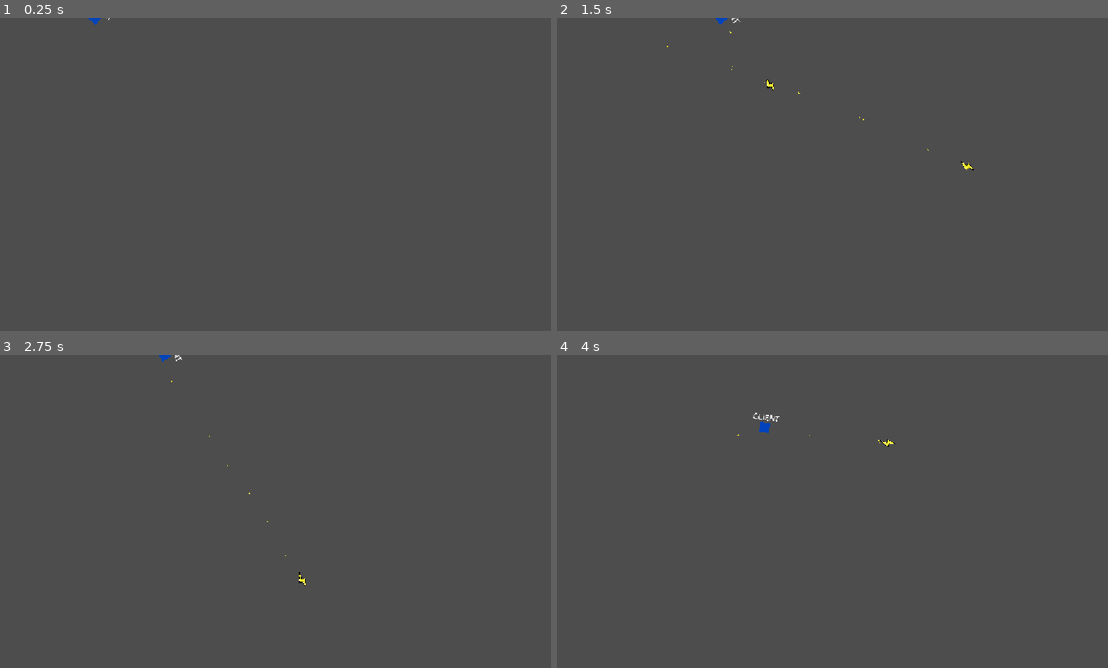
Above: before the commit, frames 1-4 (two rows, left to right).
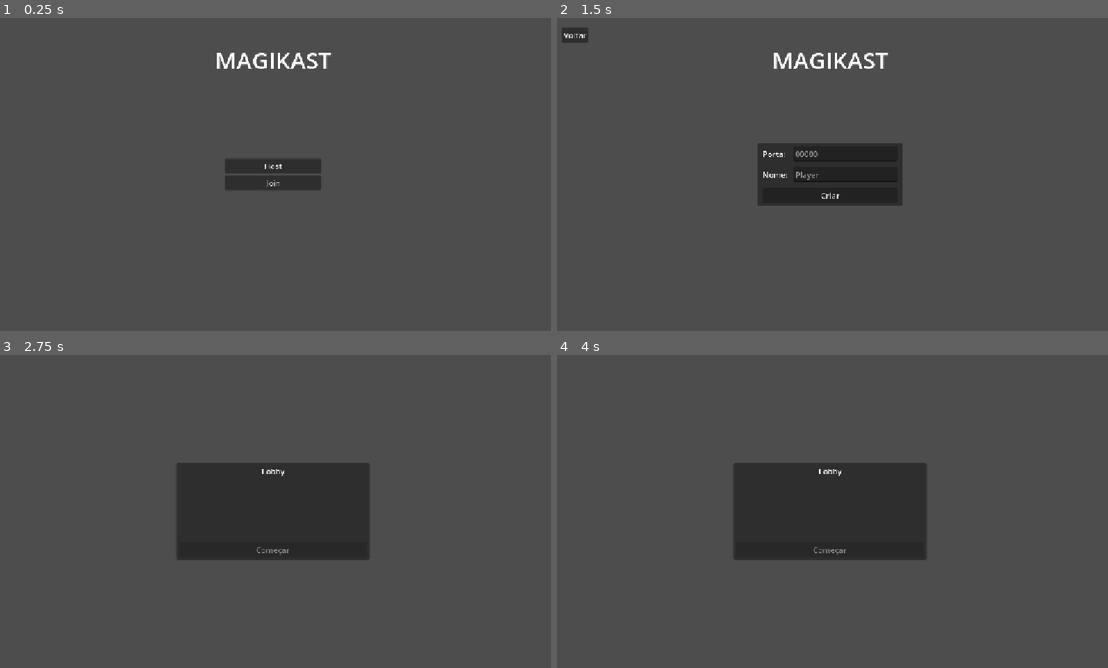
Above: after the commit, the same moments.

Repository: Pedr0P4/magikast
Game: Godot game, scene res://scenes/UI/menu.tscn
The game is run twice, just before and just after one commit, with the same random seed, the same clock (stepped at 60 frames per second) and the same inputs.
Inputs (mouse positions are in pixels of both pictures, inside the frame that each line leads up to):
- Up to frame 1 (0.25 s): no input
- Up to frame 2 (1.5 s): tap Enter at 0.5 s; move the mouse to (953, 158) at 0.52 s; press the mouse at (953, 158) at 0.53 s; hold D (move_right) 0.53-1.25 s; release the mouse at (953, 158) at 1.25 s; click (832, 165) at 1.25 s, where only the run after the commit has a clickable "Host"
- Up to frame 3 (2.75 s): click (275, 533) at 2 s, where only the run after the commit has a clickable "Criar"
- Up to frame 4 (4 s): move the mouse to (716, 527) at 2.77 s; hold S (move_down) 2.78-3.53 s; click (716, 527) at 2.85 s; move the mouse to (887, 442) at 3.52 s; press the mouse at (887, 442) at 3.53 s; hold D (move_right) from 3.53 s (still down)

The runs differ from the first frame. In frame 1, 2.1% of the frame differs, in the area x 16-61%, y 0-55%; in frame 2, 6.0%; in frame 3, 11%; in frame 4, 11%, in the area x 32-67%, y 18-66%.

Commit message:
:sparkles: feat(game): Fluxo de jogo principal feito

Diff:
--- a/scenes/UI/menu.tscn
+++ b/scenes/UI/menu.tscn
@@ -1,6 +1,9 @@
 [gd_scene format=3 uid="uid://cdy8b5awu0uyt"]
 
 [ext_resource type="Script" uid="uid://u5hvgqh7lm6b" path="res://scripts/menu.gd" id="1_u81ku"]
+
+[sub_resource type="LabelSettings" id="LabelSettings_hgsbm"]
+font_size = 48
 
 [node name="Menu" type="Control" unique_id=1662470123]
 layout_mode = 3
@@ -12,6 +15,20 @@
 size_flags_horizontal = 4
 size_flags_vertical = 4
 script = ExtResource("1_u81ku")
+
+[node name="Title" type="Label" parent="." unique_id=946336521]
+layout_mode = 1
+anchors_preset = -1
+anchor_left = 0.00086805556
+anchor_top = 0.083333336
+anchor_right = 1.0008681
+anchor_bottom = 0.083333336
+offset_bottom = 23.0
+grow_horizontal = 2
+text = "MAGIKAST"
+label_settings = SubResource("LabelSettings_hgsbm")
+horizontal_alignment = 1
+metadata/_edit_use_anchors_ = true
 
 [node name="BackButton" type="MarginContainer" parent="." unique_id=1319786508]
 visible = false
--- /dev/null
+++ b/scenes/fim.tscn
@@ -0,0 +1,37 @@
+[gd_scene format=3 uid="uid://x8nbkyqtyf7q"]
+
+[node name="Fim" type="Control" unique_id=1229440698]
+layout_mode = 3
+anchors_preset = 15
+anchor_right = 1.0
+anchor_bottom = 1.0
+grow_horizontal = 2
+grow_vertical = 2
+
+[node name="MarginContainer" type="MarginContainer" parent="." unique_id=24082120]
+layout_mode = 1
+anchors_preset = 15
+anchor_right = 1.0
+anchor_bottom = 1.0
+grow_horizontal = 2
+grow_vertical = 2
+theme_override_constants/margin_left = 15
+theme_override_constants/margin_top = 15
+theme_override_constants/margin_right = 15
+theme_override_constants/margin_bottom = 15
+
+[node name="VBoxContainer" type="VBoxContainer" parent="MarginContainer" unique_id=1885397569]
+layout_mode = 2
+size_flags_horizontal = 4
+size_flags_vertical = 4
+
+[node name="Label" type="Label" parent="MarginContainer/VBoxContainer" unique_id=947374624]
+layout_mode = 2
+text = "VENCEDOR"
+horizontal_alignment = 1
+vertical_alignment = 1
+
+[node name="Button" type="Button" parent="MarginContainer/VBoxContainer" unique_id=795923431]
+layout_mode = 2
+size_flags_horizontal = 4
+text = "Voltar ao menu"
--- a/scenes/game.tscn
+++ b/scenes/game.tscn
@@ -1,9 +1,19 @@
 [gd_scene format=3 uid="uid://bxjgtlo1nh5n2"]
 
 [ext_resource type="Script" uid="uid://b8f1f23shuswg" path="res://scripts/game.gd" id="1_uwrxv"]
+[ext_resource type="Script" uid="uid://cak4juqkxcsbd" path="res://scripts/power_generator.gd" id="2_yqjtg"]
+
+[sub_resource type="LabelSettings" id="LabelSettings_hgsbm"]
+font_size = 32
 
 [node name="Game" type="Node2D" unique_id=233544582]
 script = ExtResource("1_uwrxv")
+
+[node name="PowerGenerator" type="Node2D" parent="." unique_id=1174373110]
+script = ExtResource("2_yqjtg")
+
+[node name="SpawnTimer" type="Timer" parent="PowerGenerator" unique_id=145633903]
+one_shot = true
 
 [node name="PlayerSpawner" type="MultiplayerSpawner" parent="." unique_id=1455018103]
 spawn_path = NodePath("../Players")
@@ -12,6 +22,32 @@
 _spawnable_scenes = PackedStringArray("uid://jq01yje4duyx", "uid://rbkscee5m0pb", "uid://b2ihlide2ven1", "uid://ddktq0ttdf3hr")
 spawn_path = NodePath("../Projectiles")
 
+[node name="PowerSpawner" type="MultiplayerSpawner" parent="." unique_id=89314173]
+_spawnable_scenes = PackedStringArray("uid://chomvu6hogdfj")
+spawn_path = NodePath("../Powers")
+
 [node name="Players" type="Node" parent="." unique_id=1250875405]
 
 [node name="Projectiles" type="Node" parent="." unique_id=1647759089]
+
+[node name="Powers" type="Node" parent="." unique_id=615592311]
+
+[node name="GameOverScreen" type="CanvasLayer" parent="." unique_id=1760968849]
+visible = false
+
+[node name="MarginContainer" type="MarginContainer" parent="GameOverScreen" unique_id=2090764372]
+anchors_preset = 15
+anchor_right = 1.0
+anchor_bottom = 1.0
+grow_horizontal = 2
+grow_vertical = 2
+theme_override_constants/margin_left = 15
+theme_override_constants/margin_top = 15
+theme_override_constants/margin_right = 15
+theme_override_constants/margin_bottom = 15
+
+[node name="WinnerLabel" type="Label" parent="GameOverScreen/MarginContainer" unique_id=1411127907]
+layout_mode = 2
+text = "VENCEDOR"
+label_settings = SubResource("LabelSettings_hgsbm")
+horizontal_alignment = 1
--- a/scenes/player.tscn
+++ b/scenes/player.tscn
@@ -2,6 +2,8 @@
 
 [ext_resource type="Script" uid="uid://b15w8b48mrd5f" path="res://scripts/player.gd" id="1_3vyb7"]
 [ext_resource type="Texture2D" uid="uid://b6xvncs8wxpx2" path="res://assets/stun_effect.png" id="2_g2els"]
+[ext_resource type="Texture2D" uid="uid://jkmrbhtdocq1" path="res://assets/fire1.png" id="3_dqkch"]
+[ext_resource type="Texture2D" uid="uid://6ddk2g80h2d3" path="res://assets/fire2.png" id="4_qlg0r"]
 
 [sub_resource type="RectangleShape2D" id="RectangleShape2D_nj6qa"]
 
@@ -15,6 +17,15 @@
 properties/2/path = NodePath(".:is_paralyzed")
 properties/2/spawn = true
 properties/2/replication_mode = 1
+properties/3/path = NodePath(".:is_burning")
+properties/3/spawn = true
+properties/3/replication_mode = 1
+properties/4/path = NodePath(".:health")
+properties/4/spawn = true
+properties/4/replication_mode = 1
+
+[sub_resource type="LabelSettings" id="LabelSettings_dqkch"]
+font_size = 8
 
 [sub_resource type="AtlasTexture" id="AtlasTexture_qhqgy"]
 atlas = ExtResource("2_g2els")
@@ -52,6 +63,22 @@
 "speed": 10.0
 }]
 
+[sub_resource type="ParticleProcessMaterial" id="ParticleProcessMaterial_hgsbm"]
+particle_flag_disable_z = true
+emission_shape = 3
+emission_box_extents = Vector3(8, 1, 1)
+gravity = Vector3(0, -98, 0)
+scale_min = 0.5
+scale_max = 0.79999995
+
+[sub_resource type="ParticleProcessMaterial" id="ParticleProcessMaterial_tuyoq"]
+particle_flag_disable_z = true
+emission_shape = 3
+emission_box_extents = Vector3(12, 10, 1)
+gravity = Vector3(0, -98, 0)
+scale_min = 0.19999999
+scale_max = 0.39999998
+
 [node name="Player" type="CharacterBody2D" unique_id=977229570]
 script = ExtResource("1_3vyb7")
 
@@ -88,16 +115,26 @@
 anchor_top = 0.5
 anchor_right = 0.5
 anchor_bottom = 0.5
-offset_left = -20.0
-offset_top = -33.0
-offset_right = 20.0
-offset_bottom = -10.0
+offset_left = -19.0
+offset_top = -34.0
+offset_right = 21.0
+offset_bottom = -11.0
 grow_horizontal = 2
 grow_vertical = 2
+label_settings = SubResource("LabelSettings_dqkch")
+horizontal_alignment = 1
+vertical_alignment = 1
 
 [node name="ParalyzeTime" type="Timer" parent="." unique_id=342339731]
 wait_time = 4.0
 one_shot = true
+
+[node name="BurnTime" type="Timer" parent="." unique_id=800078506]
+wait_time = 6.0
+one_shot = true
+
+[node name="BurnTick" type="Timer" parent="." unique_id=401014319]
+wait_time = 0.5
 
 [node name="Paralyzed" type="AnimatedSprite2D" parent="." unique_id=1924497270]
 visible = false
@@ -105,3 +142,35 @@
 sprite_frames = SubResource("SpriteFrames_hgsbm")
 frame = 1
 frame_progress = 0.75792277
+
+[node name="Burning" type="Node2D" parent="." unique_id=448020169]
+visible = false
+
+[node name="Fire1" type="GPUParticles2D" parent="Burning" unique_id=155763905]
+amount = 2
+amount_ratio = 0.8
+texture = ExtResource("3_dqkch")
+lifetime = 0.6
+process_material = SubResource("ParticleProcessMaterial_hgsbm")
+
+[node name="Fire2" type="GPUParticles2D" parent="Burning" unique_id=126097410]
+amount = 4
+amount_ratio = 0.4
+texture = ExtResource("4_qlg0r")
+lifetime = 0.8
+process_material = SubResource("ParticleProcessMaterial_tuyoq")
+
+[node name="LifeBar" type="ProgressBar" parent="." unique_id=404679341]
+anchors_preset = 7
+anchor_left = 0.5
+anchor_top = 1.0
+anchor_right = 0.5
+anchor_bottom = 1.0
+offset_left = -13.0
+offset_top = -18.0
+offset_right = 13.0
+offset_bottom = -14.0
+grow_horizontal = 2
+grow_vertical = 0
+value = 100.0
+show_percentage = false
--- /dev/null
+++ b/scenes/power.tscn
@@ -0,0 +1,35 @@
+[gd_scene format=3 uid="uid://chomvu6hogdfj"]
+
+[ext_resource type="Script" uid="uid://cofhvu614g4rn" path="res://scripts/power.gd" id="1_epnfp"]
+[ext_resource type="Texture2D" uid="uid://bhc5j8cfkoua5" path="res://assets/icon2.png" id="1_wv4di"]
+[ext_resource type="Texture2D" uid="uid://bq8phcl3xval6" path="res://assets/icon1.png" id="2_epnfp"]
+
+[sub_resource type="CircleShape2D" id="CircleShape2D_hgsbm"]
+radius = 8.0
+
+[sub_resource type="SceneReplicationConfig" id="SceneReplicationConfig_epnfp"]
+properties/0/path = NodePath(".:is_fireball")
+properties/0/spawn = true
+properties/0/replication_mode = 1
+properties/1/path = NodePath(".:position")
+properties/1/spawn = true
+properties/1/replication_mode = 1
+
+[node name="Power" type="Area2D" unique_id=1207563393]
+script = ExtResource("1_epnfp")
+
+[node name="FireballIcon" type="Sprite2D" parent="." unique_id=1639751740]
+visible = false
+texture = ExtResource("1_wv4di")
+
+[node name="ElectricIcon" type="Sprite2D" parent="." unique_id=481920814]
+visible = false
+texture = ExtResource("2_epnfp")
+
+[node name="CollisionShape2D" type="CollisionShape2D" parent="." unique_id=680223440]
+shape = SubResource("CircleShape2D_hgsbm")
+
+[node name="MultiplayerSynchronizer" type="MultiplayerSynchronizer" parent="." unique_id=1643136850]
+replication_config = SubResource("SceneReplicationConfig_epnfp")
+
+[connection signal="body_entered" from="." to="." method="_on_body_entered"]
--- a/scenes/powers/fireball.tscn
+++ b/scenes/powers/fireball.tscn
@@ -95,3 +95,5 @@
 amount_ratio = 0.3805
 texture = ExtResource("6_07eew")
 process_material = SubResource("ParticleProcessMaterial_lde2p")
+
+[connection signal="body_entered" from="." to="." method="_on_body_entered_fireball"]
--- a/scripts/base_power.gd
+++ b/scripts/base_power.gd
@@ -31,6 +31,9 @@
 	if body.name == str(creator_id): return;
 	set_physics_process(false);
 
+	if(body.has_method("take_damage")):
+		body.take_damage.rpc_id(body.player_id, data.eficiency);
+
 	sprite.visible = false;
 	if explosion:
 		print("ATIVOU A EXPLOSAO");
@@ -39,10 +42,6 @@
 
 	set_deferred("monitoring", false);
 
-	if not multiplayer.is_server(): return;
-
-	print(body.player_name + " Tomou");
-
 func _on_explosion_finished() -> void:
 	if multiplayer.is_server():
 		queue_free();
--- a/scripts/game.gd
+++ b/scripts/game.gd
@@ -3,10 +3,32 @@
 @onready var players_node: Node = $Players;
 @onready var player_spawner: MultiplayerSpawner = $PlayerSpawner;
 @onready var projectile_spawner: MultiplayerSpawner = $ProjectileSpawner;
+@onready var game_over_screen: CanvasLayer = $GameOverScreen
+@onready var winner_label: Label = $GameOverScreen/MarginContainer/WinnerLabel;
 
 var player_scene: PackedScene = preload("res://scenes/player.tscn");
 
 func _ready() -> void:
+	var viewport_size = get_viewport_rect().size
+	var wall_thickness = 64.0
+
+	_create_wall(
+		Vector2(viewport_size.x / 2.0, -wall_thickness / 2.0),
+		Vector2(viewport_size.x, wall_thickness)
+	)
+	_create_wall(
+		Vector2(viewport_size.x / 2.0, viewport_size.y + (wall_thickness / 2.0)),
+		Vector2(viewport_size.x, wall_thickness)
+	)
+	_create_wall(
+		Vector2(-wall_thickness / 2.0, viewport_size.y / 2.0),
+		Vector2(wall_thickness, viewport_size.y)
+	)
+	_create_wall(
+		Vector2(viewport_size.x + (wall_thickness / 2.0), viewport_size.y / 2.0),
+		Vector2(wall_thickness, viewport_size.y)
+	)
+
 	player_spawner.spawn_function = _spawn;
 	if multiplayer.is_server():
 		var players = NetworkHandler.players
@@ -14,6 +36,18 @@
 			spawn_player(p, players[p]["name"]);
 		multiplayer.peer_connected.connect(_on_peer_connected);
 		multiplayer.peer_disconnected.connect(_on_peer_disconnected);
+
+func _create_wall(pos: Vector2, size: Vector2) -> void:
+	var static_body = StaticBody2D.new()
+	var collision_shape = CollisionShape2D.new()
+	var rect_shape = RectangleShape2D.new()
+
+	rect_shape.size = size
+	collision_shape.shape = rect_shape
+	static_body.position = pos
+
+	static_body.add_child(collision_shape)
+	add_child(static_body)
 
 func _on_peer_connected(id: int) -> void:
 	var p_name = "Player " + str(id);
@@ -33,10 +67,28 @@
 
 func _spawn(data: Variant) -> Player:
 	var player: Player = player_scene.instantiate();
-	player.current_power = load("res://resources/electric_bolt.tres");
+	player.current_power = load("res://resources/fireball.tres");
 	player.player_id = data.id;
 	player.name = str(data.id);
 	player.player_name = data.name;
 	player.global_position.x = randi_range(200, 800);
+	player.global_position.y = randi_range(200, 800);
 	player.set_multiplayer_authority(player.player_id);
 	return player;
+
+@rpc("any_peer", "call_local", "reliable")
+func show_game_over(winner_name: String) -> void:
+	game_over_screen.visible = true
+	winner_label.text = winner_name + " Venceu a Batalha!"
+
+	get_tree().paused = true
+
+	await get_tree().create_timer(4.0, true, false, true).timeout
+
+	get_tree().paused = false
+
+	if multiplayer.multiplayer_peer:
+		multiplayer.multiplayer_peer.close()
+		multiplayer.multiplayer_peer = null
+
+	get_tree().change_scene_to_file("res://scenes/UI/menu.tscn")
--- a/scripts/menu.gd
+++ b/scripts/menu.gd
@@ -11,11 +11,13 @@
 @onready var client_name_input = $JoinPanel/MarginContainer/VBoxContainer/HBoxContainer2/NameInput;
 
 const PORT = 7777;
+const LOCALHOST = "127.0.0.1";
 const JOINING = "Joining";
 const JOINED = "Joined";
 
 func _ready() -> void:
-	iniciar_partida_debug();
+	pass;
+	#iniciar_partida_debug();
 
 func iniciar_partida_debug() -> void:
 	var peer = ENetMultiplayerPeer.new()
@@ -65,9 +67,15 @@
 	back_button.visible = false;
 
 func _on_create_button_pressed() -> void:
-	NetworkHandler.host_game(int(host_port_input.text), host_name_input.text);
+	NetworkHandler.host_game(
+		int(host_port_input.text) if client_port_input.text else PORT,
+		host_name_input.text if host_name_input.text else "HOST");
 	get_tree().change_scene_to_file("res://scenes/UI/lobby.tscn");
 
 func _on_join_server_button_pressed() -> void:
-	NetworkHandler.join_game(client_ip_input.text, int(client_port_input.text), client_name_input.text);
+	NetworkHandler.join_game(
+		client_ip_input.text if client_ip_input.text else LOCALHOST,
+		int(client_port_input.text) if client_port_input.text else PORT,
+		client_name_input.text if client_name_input.text else "CLIENT"
+		);
 	get_tree().change_scene_to_file("res://scenes/UI/lobby.tscn");
--- a/scripts/player.gd
+++ b/scripts/player.gd
@@ -3,18 +3,40 @@
 
 const DEFAULT_SPEED: float = 200.0;
 
-@export var is_paralyzed: bool = false:
-	set(value):
-		is_paralyzed = value
-		_update_paralyzed_animation()
-@export var speed: float = 200.0;
-var current_power: PowerData;
-
 @onready var power_spot: Marker2D = $PowerSpot;
 @onready var cd: Timer = $PowerCooldown;
 @onready var pt: Timer = $ParalyzeTime;
+@onready var bt: Timer = $BurnTime;
+@onready var burn_tick: Timer = $BurnTick;
 @onready var name_label: Label = $Name;
 @onready var paralyzed_animation: AnimatedSprite2D = $Paralyzed;
+@onready var burning_effect: Node2D = $Burning;
+@onready var life_bar: ProgressBar = $LifeBar;
+
+@export var is_paralyzed: bool = false:
+	set(value):
+		is_paralyzed = value;
+		_update_paralyzed_animation();
+@export var is_burning: bool = false:
+	set(value):
+		is_burning = value;
+		_update_burning_effect();
+@export var health: int = 100:
+	set(value):
+		if(value <= 0):
+			health = 0;
+			life_bar.value = 0;
+			die();
+		else:
+			health = value;
+			if life_bar: life_bar.value = value;
+@export var shield: int = 0:
+	set(value):
+		if(value <= 0):
+			shield = 0;
+		else: shield = value;
+@export var speed: float = 200.0;
+var current_power: PowerData;
 
 var can_shoot: bool = true;
 var player_name: String;
@@ -24,15 +46,18 @@
 	if paralyzed_animation:
 		paralyzed_animation.visible = false
 	if is_multiplayer_authority():
+		life_bar.value = health;
 		name_label.text = NetworkHandler.players[multiplayer.get_unique_id()]["name"];
 		cd.timeout.connect(_on_cd_timeout);
 		pt.timeout.connect(_on_pt_timeout);
+		burn_tick.timeout.connect(_deal_burn_damage);
+		bt.timeout.connect(_on_bt_timeout);
 
 func _unhandled_input(event: InputEvent) -> void:
 	if not is_multiplayer_authority():
 		return;
 
-	if event.is_action_pressed("attack") and can_shoot:
+	if event.is_action_pressed("attack") and can_shoot and current_power:
 		request_attack.rpc_id(1, rotation);
 		can_shoot = false;
 		cd.start();
@@ -52,6 +77,26 @@
 	move_and_slide();
 	look_at(get_global_mouse_position());
 
+func die() -> void:
+	if not multiplayer.is_server():
+		return
+
+	var winner_name = "Oponente"
+
+	for id in NetworkHandler.players:
+		if id != self.player_id:
+			winner_name = NetworkHandler.players[id]["name"]
+			break
+
+	var game_node = get_tree().current_scene
+	if game_node.has_method("show_game_over"):
+		game_node.show_game_over.rpc(winner_name)
+
+@rpc("any_peer", "call_remote", "reliable")
+func take_damage(damage: int) -> void:
+	if is_multiplayer_authority():
+		health -= damage;
+
 @rpc("any_peer", "call_remote", "reliable")
 func paralyze() -> void:
 	if not is_multiplayer_authority(): return;
@@ -60,6 +105,12 @@
 	can_shoot = false;
 	is_paralyzed = true;
 	pt.start();
+
+@rpc("any_peer", "call_remote", "reliable")
+func burn() -> void:
+	if not is_multiplayer_authority(): return;
+	burn_tick.start(0.5);
+	bt.start();
 
 @rpc("any_peer", "call_local", "reliable")
 func request_attack(player_rotation: float) -> void:
@@ -75,7 +126,7 @@
 	get_node("../../Projectiles").add_child(power);
 
 func _update_paralyzed_animation() -> void:
-	if not paralyzed_animation: return
+	if not paralyzed_animation: return;
 
 	if is_paralyzed:
 		paralyzed_animation.visible = true;
@@ -83,6 +134,13 @@
 	else:
 		paralyzed_animation.visible = false;
 		paralyzed_animation.stop();
+
+func _update_burning_effect() -> void:
+	if not burning_effect: return;
+
+	if is_burning:
+		burning_effect.visible = true;
+	else: burning_effect.visible = false;
 
 func _on_cd_timeout() -> void:
 	if is_multiplayer_authority():
@@ -95,3 +153,12 @@
 	speed = DEFAULT_SPEED;
 	paralyzed_animation.stop();
 	paralyzed_animation.visible = false;
+
+func _deal_burn_damage() -> void:
+	if not is_multiplayer_authority(): return;
+	health -= 2;
+
+func _on_bt_timeout() -> void:
+	if not is_multiplayer_authority(): return;
+	is_burning = false;
+	burn_tick.stop();
--- /dev/null
+++ b/scripts/power.gd
@@ -0,0 +1,43 @@
+extends Area2D
+
+@onready var fireball_icon: Sprite2D = $FireballIcon;
+@onready var electric_icon: Sprite2D = $ElectricIcon;
+
+# 1. O Setter! Sempre que o servidor mudar essa variável pela rede, o visual atualiza!
+@export var is_fireball: bool = true:
+	set(value):
+		is_fireball = value
+		_atualizar_icones()
+
+func _ready() -> void:
+	# 2. APENAS o servidor tem o direito de sortear o poder!
+	if multiplayer.is_server():
+		var x = randi_range(1, 100);
+		is_fireball = (x > 0 and x <= 50)
+	else:
+		# Força o cliente a atualizar a tela caso os dados de rede cheguem antes do _ready
+		_atualizar_icones()
+
+func _atualizar_icones() -> void:
+	# Segurança para evitar que o Godot reclame antes dos nós carregarem
+	if not fireball_icon or not electric_icon: return
+
+	if is_fireball:
+		fireball_icon.visible = true;
+		electric_icon.visible = false;
+	else:
+		fireball_icon.visible = false;
+		electric_icon.visible = true;
+
+func _on_body_entered(body: Node2D) -> void:
+	# 3. PROTEÇÃO DE REDE: O Cliente NÃO tem permissão de coletar nem de deletar o nó!
+	if not multiplayer.is_server(): return;
+
+	if not body is Player: return;
+
+	if is_fireball:
+		body.current_power = load("res://resources/fireball.tres");
+	else:
+		body.current_power = load("res://resources/electric_bolt.tres");
+
+	queue_free();
--- /dev/null
+++ b/scripts/power_generator.gd
@@ -0,0 +1,34 @@
+extends Node2D
+
+var power_up_scene: PackedScene = preload("res://scenes/power.tscn");
+
+@onready var spawn_timer: Timer = $SpawnTimer
+@onready var container_itens: Node = $"../Powers"
+
+func _ready() -> void:
+	if multiplayer.is_server():
+		spawn_timer.timeout.connect(_on_spawn_timer_timeout)
+		spawn_timer.start(randi_range(4, 8));
+		print("Servidor iniciou o gerador de itens.")
+
+func _on_spawn_timer_timeout() -> void:
+	if not multiplayer.is_server() or not power_up_scene:
+		return
+
+	var viewport_size = get_viewport_rect().size
+	var padding = 64.0
+
+	var random_x = randf_range(padding, viewport_size.x - padding)
+	var random_y = randf_range(padding, viewport_size.y - padding)
+	var pos_sorteada = Vector2(random_x, random_y)
+
+	var novo_poder = power_up_scene.instantiate()
+	novo_poder.global_position = pos_sorteada
+
+	novo_poder.name = "PowerUp_" + str(Time.get_ticks_usec())
+
+	container_itens.add_child(novo_poder)
+
+	print("Novo poder gerado na posição: ", pos_sorteada)
+
+	spawn_timer.start(randi_range(5, 8))
--- a/scripts/powers/electric_bolt.gd
+++ b/scripts/powers/electric_bolt.gd
@@ -6,5 +6,6 @@
 		data = load("res://resources/electric_bolt.tres");
 
 func _on_body_entered_electric(body: Node2D) -> void:
+	if body.name == str(creator_id): return;
 	if body.has_method("paralyze"):
 		body.paralyze.rpc_id(body.player_id);
--- a/scripts/powers/fireball.gd
+++ b/scripts/powers/fireball.gd
@@ -4,3 +4,8 @@
 	super();
 	if not data:
 		data = load("res://resources/fireball.tres");
+
+func _on_body_entered_fireball(body: Node2D) -> void:
+	if body.name == str(creator_id): return;
+	if body.has_method("burn"):
+		body.burn.rpc_id(body.player_id);
Binary file added: assets/ase/fire.aseprite
Binary file added: assets/ase/icons.aseprite
Binary file added: assets/fire1.png
Not shown, added: assets/fire1.png.import
Binary file added: assets/fire2.png
Not shown, added: assets/fire2.png.import
Binary file added: assets/icon1.png
Not shown, added: assets/icon1.png.import
Binary file added: assets/icon2.png
Not shown, added: assets/icon2.png.import
Not shown, added: scripts/power.gd.uid
Not shown, added: scripts/power_generator.gd.uid
